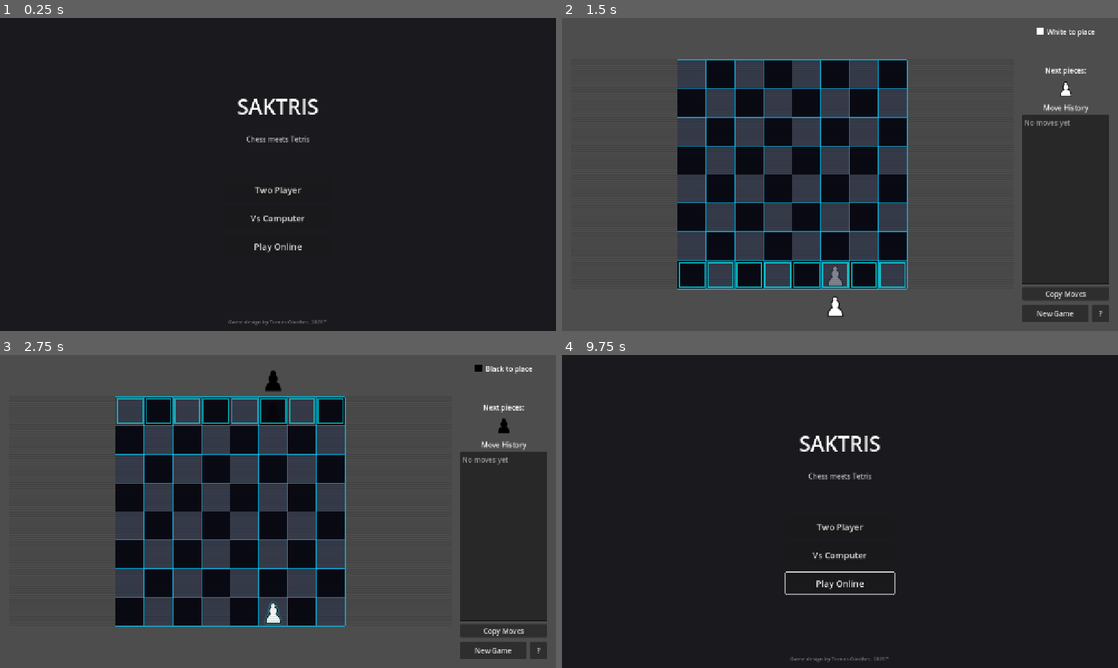
Above: before the commit, frames 1-4 (two rows, left to right).
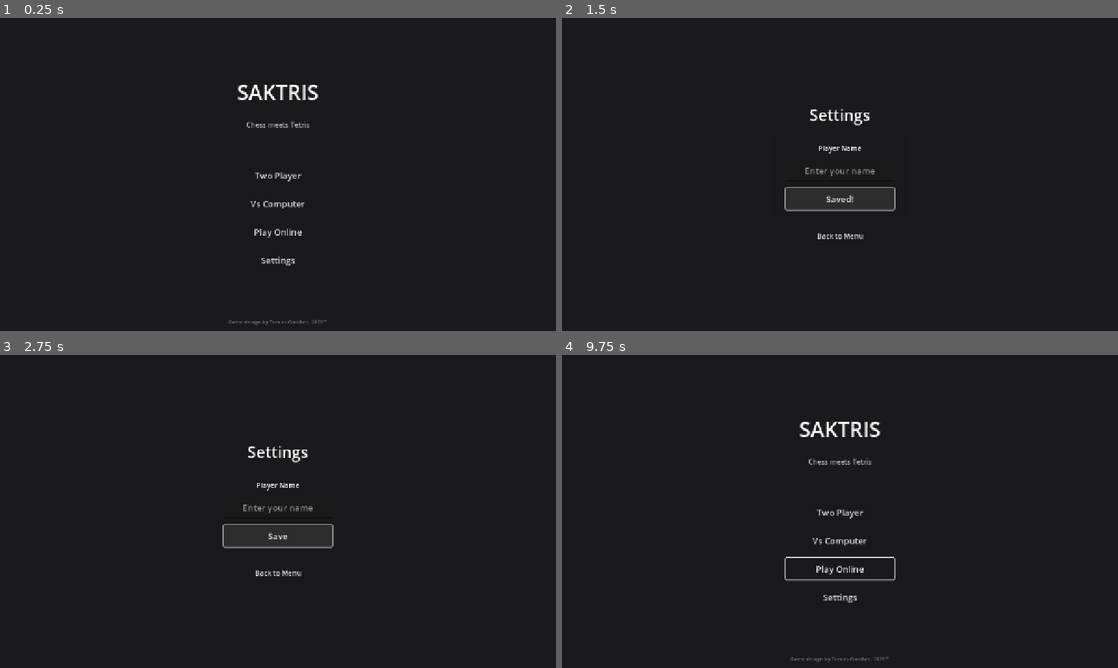
Above: after the commit, the same moments.

Repository: tomgun/saktris-game
Game: Godot game, scene res://src/main.tscn
Two runs of this game, one before a commit and one after it. Both use one fixed random seed, a clock stepped at 60 frames per second and the inputs below.
Inputs (mouse positions are in pixels of both pictures, inside the frame that each line leads up to):
- Up to frame 1 (0.25 s): no input
- Up to frame 2 (1.5 s): click (840, 259) at 0.5 s, where only the run after the commit has a clickable "Settings"; click (840, 199) at 1.25 s, where only the run after the commit has a clickable "Save"
- Up to frame 3 (2.75 s): click (278, 536) at 2 s, where only the run after the commit has a clickable "Saved!"
- Up to frame 4 (9.75 s): click (840, 574) at 2.75 s, where only the run after the commit has a clickable "Back to Menu"; click (1056, 649) at 3.5 s, where only the run before the commit has a clickable "New Game"; click "Two Player" at 4.25 s; click "New Game" at 5 s; click "Vs Computer" at 5.75 s; click "Play Online" at 6.5 s; tap Enter at 7.25, 8.75 s; move the mouse to (962, 495) at 7.27 s; hold Shift 7.28-8 s; click (962, 495) at 7.42 s; tap Space at 8, 9.5 s; drag from (728, 527) to (812, 574) at 8.02 s; move the mouse to (895, 442) at 8.77 s; tap Ctrl at 8.85 s; drag from (812, 574) to (673, 464) at 9.52 s

The runs differ from the first frame. In frame 1, 1.7% of the frame differs, in the area x 42-58%, y 21-80%; in frame 2, 77%, in the area x 0-100%, y 0-100%; in frame 3, 77%; in frame 4, 2.1%.

Commit message:
Add player name system with settings UI and multiplayer prompt
Players can set a persistent name via a new Settings screen accessible
from the main menu. When entering online play without a name set, a
prompt appears requiring the player to enter one before proceeding.

Diff:
--- a/src/main.gd
+++ b/src/main.gd
@@ -3,18 +3,21 @@
 
 const BoardViewScene := preload("res://src/ui/board/board_view.tscn")
 const MultiplayerMenuScene := preload("res://src/ui/multiplayer/multiplayer_menu.tscn")
+const SettingsMenuScene := preload("res://src/ui/settings/settings_menu.tscn")
 
 @onready var game_container: Control = $GameContainer
 @onready var menu_container: Control = $MenuContainer
 @onready var two_player_button: Button = %TwoPlayerButton
 @onready var vs_computer_button: Button = %VsComputerButton
 @onready var play_online_button: Button = %PlayOnlineButton
+@onready var settings_button: Button = %SettingsButton
 @onready var title_label: Label = $MenuContainer/CenterContainer/VBoxContainer/Title
 @onready var subtitle_label: Label = $MenuContainer/CenterContainer/VBoxContainer/Subtitle
 @onready var credit_label: Label = $MenuContainer/Credit
 
 var board_view: Control
 var multiplayer_menu: Control
+var settings_menu: Control
 var is_mobile: bool = false
 var is_online_game: bool = false
 var my_side: int = Piece.Side.WHITE
@@ -29,6 +32,7 @@
 	two_player_button.pressed.connect(_on_two_player_pressed)
 	vs_computer_button.pressed.connect(_on_vs_computer_pressed)
 	play_online_button.pressed.connect(_on_play_online_pressed)
+	settings_button.pressed.connect(_on_settings_pressed)
 
 	# Setup mobile detection
 	get_viewport().size_changed.connect(_on_viewport_size_changed)
@@ -46,6 +50,11 @@
 	if multiplayer_menu:
 		multiplayer_menu.queue_free()
 		multiplayer_menu = null
+
+	# Clean up settings menu if exists
+	if settings_menu:
+		settings_menu.queue_free()
+		settings_menu = null
 
 	# Disconnect network if connected
 	if NetworkManager.is_online():
@@ -63,6 +72,21 @@
 	settings["game_mode"] = 1  # VS_AI
 	settings["ai_side"] = Piece.Side.BLACK  # AI plays black
 	_start_game(settings)
+
+
+func _on_settings_pressed() -> void:
+	menu_container.visible = false
+
+	settings_menu = SettingsMenuScene.instantiate()
+	add_child(settings_menu)
+	settings_menu.back_pressed.connect(_on_settings_back)
+
+
+func _on_settings_back() -> void:
+	if settings_menu:
+		settings_menu.queue_free()
+		settings_menu = null
+	_show_main_menu()
 
 
 func _on_play_online_pressed() -> void:
@@ -212,9 +236,11 @@
 		two_player_button.add_theme_font_size_override("font_size", 36)
 		vs_computer_button.add_theme_font_size_override("font_size", 36)
 		play_online_button.add_theme_font_size_override("font_size", 36)
+		settings_button.add_theme_font_size_override("font_size", 36)
 		two_player_button.custom_minimum_size = Vector2(350, 80)
 		vs_computer_button.custom_minimum_size = Vector2(350, 80)
 		play_online_button.custom_minimum_size = Vector2(350, 80)
+		settings_button.custom_minimum_size = Vector2(350, 80)
 		credit_label.add_theme_font_size_override("font_size", 18)
 	else:
 		# Desktop: original sizes
@@ -223,7 +249,9 @@
 		two_player_button.add_theme_font_size_override("font_size", 20)
 		vs_computer_button.add_theme_font_size_override("font_size", 20)
 		play_online_button.add_theme_font_size_override("font_size", 20)
+		settings_button.add_theme_font_size_override("font_size", 20)
 		two_player_button.custom_minimum_size = Vector2(250, 50)
 		vs_computer_button.custom_minimum_size = Vector2(250, 50)
 		play_online_button.custom_minimum_size = Vector2(250, 50)
+		settings_button.custom_minimum_size = Vector2(250, 50)
 		credit_label.add_theme_font_size_override("font_size", 12)
--- a/src/main.tscn
+++ b/src/main.tscn
@@ -90,6 +90,13 @@
 theme_override_font_sizes/font_size = 20
 text = "Play Online"
 
+[node name="SettingsButton" type="Button" parent="MenuContainer/CenterContainer/VBoxContainer/ButtonsContainer"]
+unique_name_in_owner = true
+custom_minimum_size = Vector2(250, 50)
+layout_mode = 2
+theme_override_font_sizes/font_size = 20
+text = "Settings"
+
 [node name="Credit" type="Label" parent="MenuContainer"]
 layout_mode = 1
 anchors_preset = 12
--- a/src/systems/settings.gd
+++ b/src/systems/settings.gd
@@ -33,6 +33,9 @@
 var sfx_volume: float = 1.0
 var audio_theme: String = "classic"
 
+## Player settings
+var player_name: String = ""
+
 ## Visual settings
 var board_theme: String = "retrofuturistic"  # Default to new retrofuturistic theme
 var piece_set: String = "standard"  ## Options: "standard", "spatial"
@@ -45,10 +48,7 @@
 
 
 func _ready() -> void:
-	# TODO: Enable persistence when settings UI is added
-	# For now, always use code defaults so developers can easily tweak values
-	# load_settings()
-	pass
+	load_settings()
 
 
 func load_settings() -> void:
@@ -80,6 +80,9 @@
 	# Note: action_move_cooldown and action_arrival_interval are NOT loaded from save
 	# They always use code defaults so developers can easily tweak them
 
+	# Player settings
+	player_name = data.get("player_name", player_name)
+
 	# Audio settings
 	master_volume = data.get("master_volume", master_volume)
 	music_volume = data.get("music_volume", music_volume)
@@ -103,6 +106,7 @@
 	# Note: action_move_cooldown and action_arrival_interval are NOT saved
 	# They always use code defaults so developers can easily tweak them
 	var data := {
+		"player_name": player_name,
 		"arrival_frequency": arrival_frequency,
 		"arrival_mode": arrival_mode,
 		"row_clear_enabled": row_clear_enabled,
@@ -166,6 +170,7 @@
 
 func reset_to_defaults() -> void:
 	## Reset all settings to default values
+	player_name = ""
 	arrival_frequency = 1
 	arrival_mode = PieceArrivalManager.Mode.FIXED
 	row_clear_enabled = false
--- a/src/ui/multiplayer/multiplayer_menu.gd
+++ b/src/ui/multiplayer/multiplayer_menu.gd
@@ -20,6 +20,9 @@
 @onready var black_button: Button = %BlackButton
 @onready var cancel_button: Button = %CancelButton
 @onready var join_room_button: Button = %JoinRoomButton
+@onready var name_panel: PanelContainer = %NamePanel
+@onready var name_input: LineEdit = %NameInput
+@onready var continue_button: Button = %ContinueButton
 
 var _selected_side: int = Piece.Side.WHITE
 var _connect_timer: SceneTreeTimer = null
@@ -35,6 +38,7 @@
 	white_button.pressed.connect(_on_white_selected)
 	black_button.pressed.connect(_on_black_selected)
 	room_code_input.text_submitted.connect(_on_room_code_submitted)
+	continue_button.pressed.connect(_on_continue_pressed)
 
 	# Connect NetworkManager signals
 	NetworkManager.state_changed.connect(_on_network_state_changed)
@@ -45,10 +49,35 @@
 	NetworkManager.game_starting.connect(_on_game_starting)
 
 	_update_side_buttons()
+
+	if Settings.player_name.strip_edges().is_empty():
+		_show_name_panel()
+	else:
+		_show_main_panel()
+
+
+func _show_name_panel() -> void:
+	name_panel.visible = true
+	main_panel.visible = false
+	waiting_panel.visible = false
+	join_panel.visible = false
+	name_input.text = Settings.player_name
+	name_input.grab_focus()
+	status_label.text = ""
+
+
+func _on_continue_pressed() -> void:
+	var name_text := name_input.text.strip_edges()
+	if name_text.is_empty():
+		status_label.text = "Please enter a name"
+		return
+	Settings.player_name = name_text
+	Settings.save_settings()
 	_show_main_panel()
 
 
 func _show_main_panel() -> void:
+	name_panel.visible = false
 	main_panel.visible = true
 	waiting_panel.visible = false
 	join_panel.visible = false
@@ -56,6 +85,7 @@
 
 
 func _show_waiting_panel(code: String) -> void:
+	name_panel.visible = false
 	main_panel.visible = false
 	waiting_panel.visible = true
 	join_panel.visible = false
@@ -64,6 +94,7 @@
 
 
 func _show_join_panel() -> void:
+	name_panel.visible = false
 	main_panel.visible = false
 	waiting_panel.visible = false
 	join_panel.visible = true
--- a/src/ui/multiplayer/multiplayer_menu.tscn
+++ b/src/ui/multiplayer/multiplayer_menu.tscn
@@ -212,6 +212,49 @@
 size_flags_horizontal = 4
 text = "Cancel"
 
+[node name="NamePanel" type="PanelContainer" parent="CenterContainer/VBoxContainer"]
+unique_name_in_owner = true
+visible = false
+layout_mode = 2
+
+[node name="VBox" type="VBoxContainer" parent="CenterContainer/VBoxContainer/NamePanel"]
+layout_mode = 2
+theme_override_constants/separation = 15
+
+[node name="MarginContainer" type="MarginContainer" parent="CenterContainer/VBoxContainer/NamePanel/VBox"]
+layout_mode = 2
+theme_override_constants/margin_left = 30
+theme_override_constants/margin_top = 20
+theme_override_constants/margin_right = 30
+theme_override_constants/margin_bottom = 20
+
+[node name="VBox" type="VBoxContainer" parent="CenterContainer/VBoxContainer/NamePanel/VBox/MarginContainer"]
+layout_mode = 2
+theme_override_constants/separation = 15
+
+[node name="NamePromptLabel" type="Label" parent="CenterContainer/VBoxContainer/NamePanel/VBox/MarginContainer/VBox"]
+layout_mode = 2
+text = "Enter your name to play online"
+horizontal_alignment = 1
+
+[node name="NameInput" type="LineEdit" parent="CenterContainer/VBoxContainer/NamePanel/VBox/MarginContainer/VBox"]
+unique_name_in_owner = true
+custom_minimum_size = Vector2(250, 50)
+layout_mode = 2
+theme_override_font_sizes/font_size = 20
+alignment = 1
+max_length = 20
+placeholder_text = "Your name"
+caret_blink = true
+
+[node name="ContinueButton" type="Button" parent="CenterContainer/VBoxContainer/NamePanel/VBox/MarginContainer/VBox"]
+unique_name_in_owner = true
+custom_minimum_size = Vector2(250, 50)
+layout_mode = 2
+size_flags_horizontal = 4
+theme_override_font_sizes/font_size = 20
+text = "Continue"
+
 [node name="BackButton" type="Button" parent="CenterContainer/VBoxContainer"]
 unique_name_in_owner = true
 custom_minimum_size = Vector2(200, 40)
--- /dev/null
+++ b/src/ui/settings/settings_menu.gd
@@ -0,0 +1,25 @@
+class_name SettingsMenu
+extends Control
+## Settings menu - Edit player name and preferences
+
+signal back_pressed()
+
+@onready var name_input: LineEdit = %NameInput
+@onready var save_button: Button = %SaveButton
+@onready var back_button: Button = %BackButton
+
+func _ready() -> void:
+	name_input.text = Settings.player_name
+	save_button.pressed.connect(_on_save_pressed)
+	back_button.pressed.connect(_on_back_pressed)
+
+
+func _on_save_pressed() -> void:
+	Settings.player_name = name_input.text.strip_edges()
+	Settings.save_settings()
+	save_button.text = "Saved!"
+	get_tree().create_timer(1.0).timeout.connect(func(): save_button.text = "Save")
+
+
+func _on_back_pressed() -> void:
+	back_pressed.emit()
--- /dev/null
+++ b/src/ui/settings/settings_menu.tscn
@@ -0,0 +1,83 @@
+[gd_scene load_steps=2 format=3]
+
+[ext_resource type="Script" path="res://src/ui/settings/settings_menu.gd" id="1_menu"]
+
+[node name="SettingsMenu" type="Control"]
+layout_mode = 3
+anchors_preset = 15
+anchor_right = 1.0
+anchor_bottom = 1.0
+grow_horizontal = 2
+grow_vertical = 2
+script = ExtResource("1_menu")
+
+[node name="ColorRect" type="ColorRect" parent="."]
+layout_mode = 1
+anchors_preset = 15
+anchor_right = 1.0
+anchor_bottom = 1.0
+grow_horizontal = 2
+grow_vertical = 2
+color = Color(0.1, 0.1, 0.12, 1)
+
+[node name="CenterContainer" type="CenterContainer" parent="."]
+layout_mode = 1
+anchors_preset = 15
+anchor_right = 1.0
+anchor_bottom = 1.0
+grow_horizontal = 2
+grow_vertical = 2
+
+[node name="VBoxContainer" type="VBoxContainer" parent="CenterContainer"]
+layout_mode = 2
+theme_override_constants/separation = 20
+
+[node name="Title" type="Label" parent="CenterContainer/VBoxContainer"]
+layout_mode = 2
+theme_override_font_sizes/font_size = 36
+text = "Settings"
+horizontal_alignment = 1
+
+[node name="SettingsPanel" type="PanelContainer" parent="CenterContainer/VBoxContainer"]
+layout_mode = 2
+
+[node name="MarginContainer" type="MarginContainer" parent="CenterContainer/VBoxContainer/SettingsPanel"]
+layout_mode = 2
+theme_override_constants/margin_left = 30
+theme_override_constants/margin_top = 20
+theme_override_constants/margin_right = 30
+theme_override_constants/margin_bottom = 20
+
+[node name="VBox" type="VBoxContainer" parent="CenterContainer/VBoxContainer/SettingsPanel/MarginContainer"]
+layout_mode = 2
+theme_override_constants/separation = 15
+
+[node name="NameLabel" type="Label" parent="CenterContainer/VBoxContainer/SettingsPanel/MarginContainer/VBox"]
+layout_mode = 2
+text = "Player Name"
+horizontal_alignment = 1
+
+[node name="NameInput" type="LineEdit" parent="CenterContainer/VBoxContainer/SettingsPanel/MarginContainer/VBox"]
+unique_name_in_owner = true
+custom_minimum_size = Vector2(250, 50)
+layout_mode = 2
+theme_override_font_sizes/font_size = 20
+alignment = 1
+max_length = 20
+placeholder_text = "Enter your name"
+caret_blink = true
+
+[node name="SaveButton" type="Button" parent="CenterContainer/VBoxContainer/SettingsPanel/MarginContainer/VBox"]
+unique_name_in_owner = true
+custom_minimum_size = Vector2(250, 50)
+layout_mode = 2
+size_flags_horizontal = 4
+theme_override_font_sizes/font_size = 20
+text = "Save"
+
+[node name="BackButton" type="Button" parent="CenterContainer/VBoxContainer"]
+unique_name_in_owner = true
+custom_minimum_size = Vector2(200, 40)
+layout_mode = 2
+size_flags_horizontal = 4
+text = "Back to Menu"
Not shown, changed: .agentic-journal/JOURNAL.md
Not shown, changed: spec/acceptance/F-0012.md
